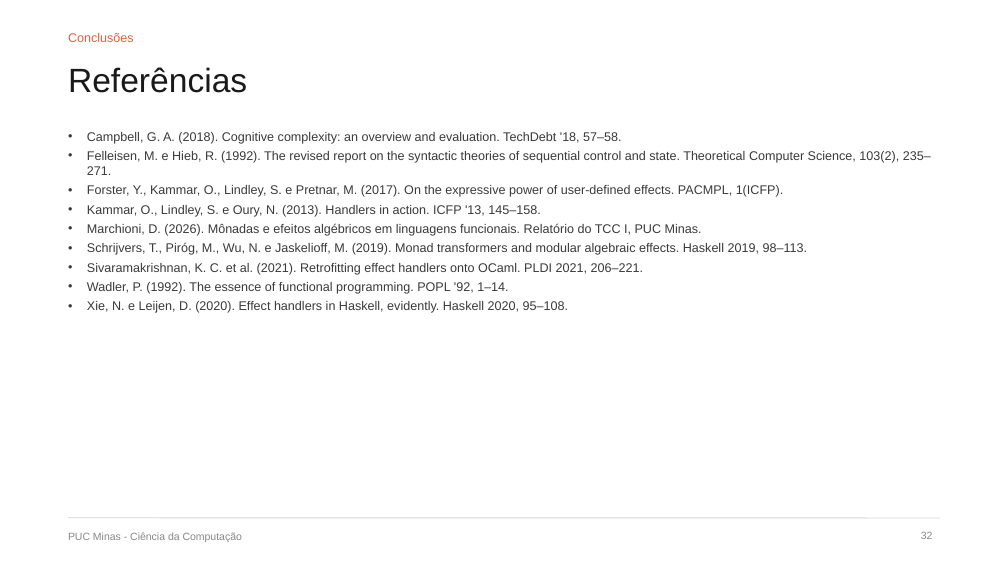
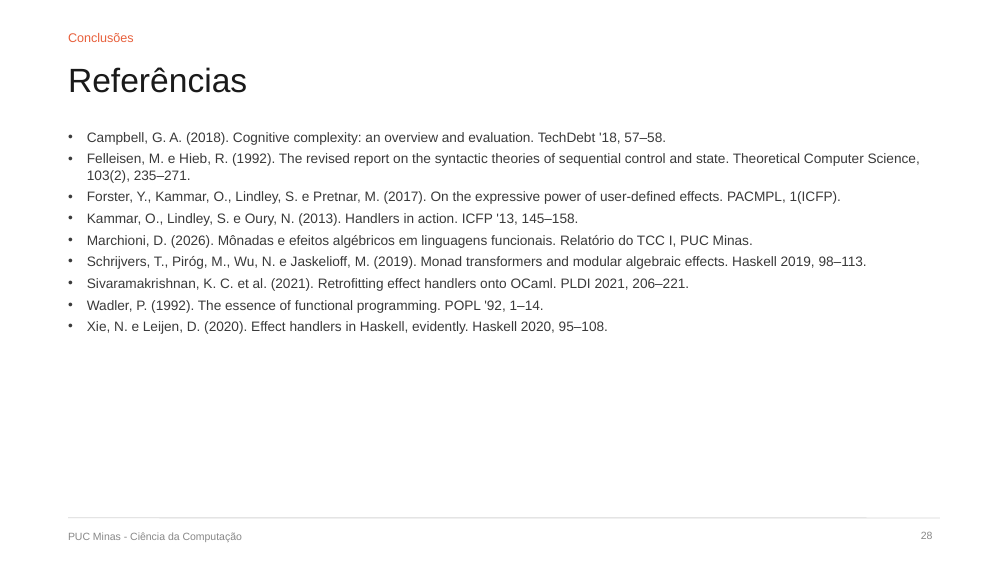
Before and after one commit to DiegoMarchioni/TCC, a slide deck: slide 28 of apresentacao/dissertacao/defesa.pptx (slide 32 before the commit). Drawn at 1008x567 pixels with LibreOffice and Linux fonts; fonts in the diff are those of the drawing. Boxes give left, top, right and bottom in pixels: in the first picture for what was removed or moved away, otherwise in the second. Text is boxed around its words. In the diff, an @@ line names an element or a change of style, - is before the commit and + after.

Commit message:
PowerPoint enxuto: menos texto por slide, explicações só nas notas

```diff
--- a/apresentacao/dissertacao/defesa.pptx
+++ b/apresentacao/dissertacao/defesa.pptx
@@ text "Campbell, G. A. (2018). Cognitive ..." at [87,132,920,334]: size 12 to 13 pt; more space between paragraphs @@
```
Also in this commit, not shown: 21 other slides changed, 3 slides added, 5 slides removed, 3 other files.
